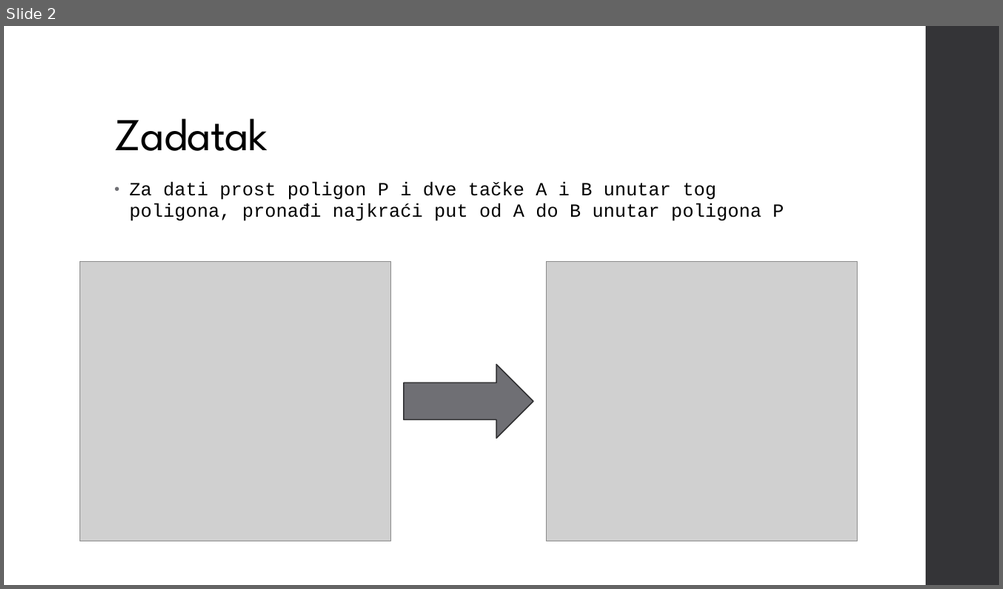
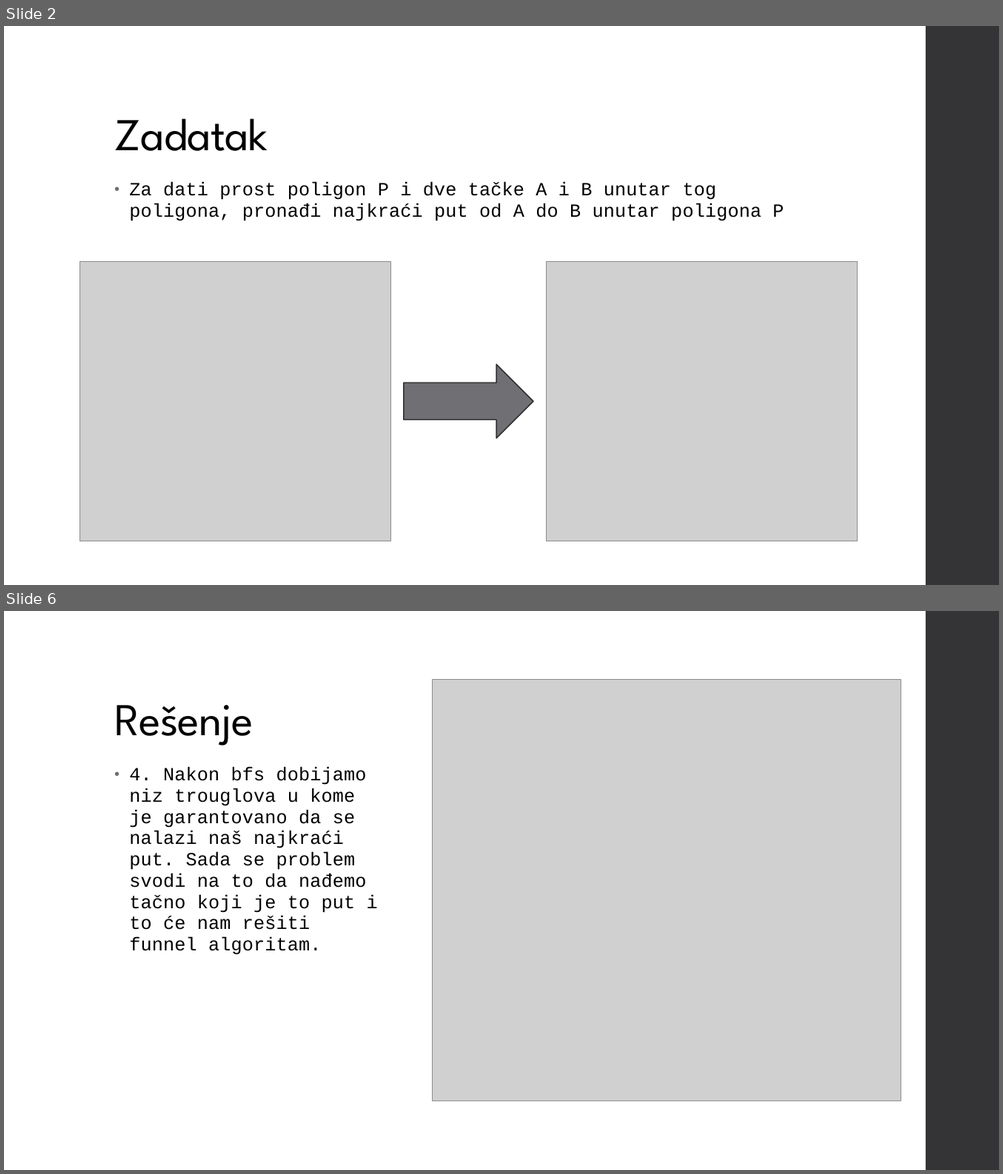
Before and after one commit to djordjepvl/Polygon-Pathfinding-Algorithm, a slide deck: Funnel Algorithm.pptx. Shown one above the other, each under a label of ours: slide 2 before the commit, slides 2 and 6 after it; the slides between them are not shown. The pictures are 1003x589 and 1003x1174 pixels, drawn with LibreOffice and Linux fonts; fonts in the diff are those of the drawing; grey boxes stand for pictures. Boxes give left, top, right and bottom in pixels: in the first picture for what was removed or moved away, otherwise in the second. Text is boxed around its words. In the diff, an @@ line names an element or a change of style, - is before the commit and + after.

```diff
--- a/Funnel Algorithm.pptx
+++ b/Funnel Algorithm.pptx
@@ slide 6 added at (x1=4, y1=611, x2=999, y2=1170), background #FFFFFF; not listed: 1 template element that a slide beside it also shows @@
@@ picture added at (x1=432, y1=680, x2=901, y2=1101) @@
@@ title added at (x1=114, y1=705, x2=253, y2=746), 44 pt, text #000000 @@
+Rešenje
@@ text added at (x1=129, y1=767, x2=378, y2=955), 18 pt, text #000000 @@
+• 4. Nakon bfs dobijamo niz trouglova u kome je garantovano da se nalazi naš najkraći put. Sada se problem svodi na to da nađemo tačno koji je to put i to će nam rešiti funnel algoritam.
```
Also in this commit, not shown: 10 other slides added, 1 slide removed, 2 other files.
